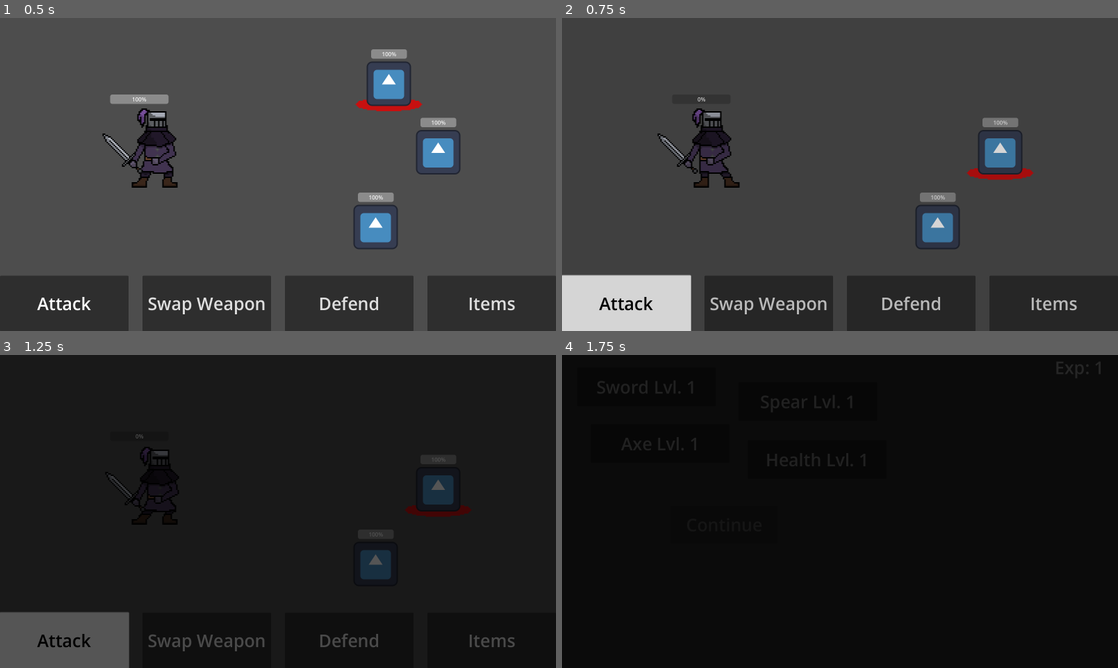
Above: before the commit, frames 1-4 (two rows, left to right).
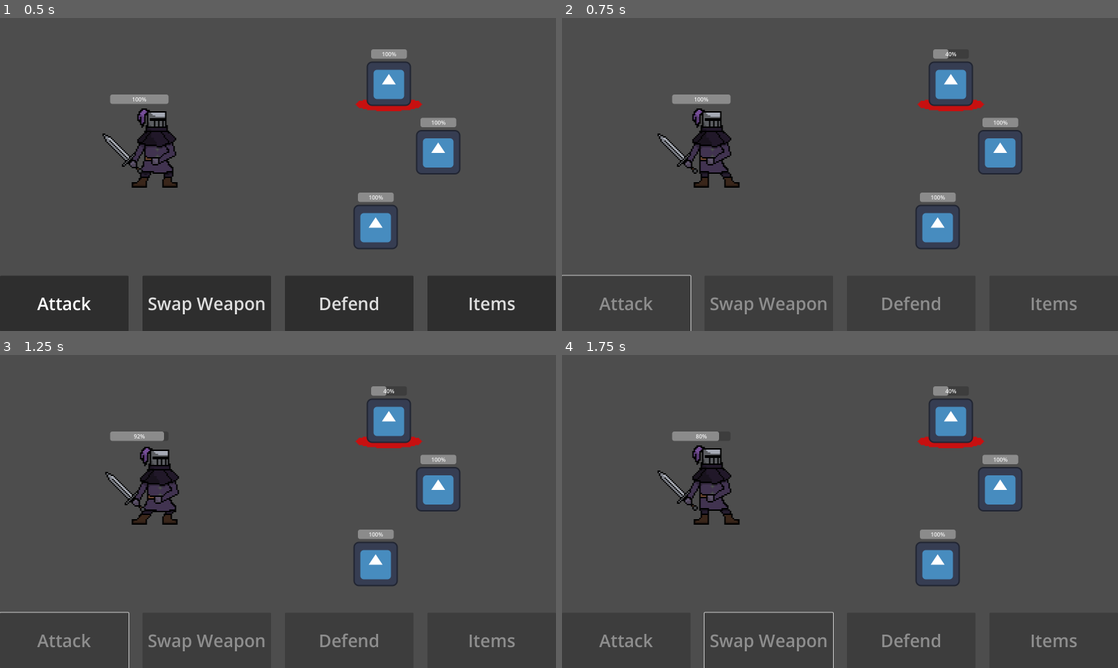
Above: after the commit, the same moments.

Repository: mwingerden/Shinko
Game: Godot game, scene res://Scenes/Levels/level_1.tscn
Same seed, same stepped clock (60 frames per second), same inputs: the game is played once before the commit and once after it. The engine's default icon, where the game draws it, is replaced by a stand-in: a white triangle on a blue panel in a dark square.
Inputs (mouse positions are in pixels of both pictures, inside the frame that each line leads up to):
- Up to frame 1 (0.5 s): no input
- Up to frame 2 (0.75 s): click "Attack" at 0.5 s
- Up to frame 3 (1.25 s): no input
- Up to frame 4 (1.75 s): click (767, 639) at 1.25 s, where only the run before the commit has a clickable "Swap Weapon"

Frame 1 is identical in both runs. In frame 2, 7.2% of the frame differs, in the area x 0-93%, y 10-100%; in frame 3, 96%; in frame 4, 99%, in the area x 0-100%, y 0-100%.

Commit message:
Added age calc, new check weapon method, and better calc damage.

Diff:
--- a/Scripts/Enemies/enemy_axe.gd
+++ b/Scripts/Enemies/enemy_axe.gd
@@ -4,7 +4,7 @@
 @onready var progress_bar = $Health
 @onready var animation_player = $AnimationPlayer
 var selected = false
-var weapon = "axe"
+var weapon = Global.weapon.AXE
 
 @export var MAX_HEALTH = 2
 var current_health = MAX_HEALTH:
--- a/Scripts/Enemies/enemy_spear.gd
+++ b/Scripts/Enemies/enemy_spear.gd
@@ -4,7 +4,7 @@
 @onready var progress_bar = $Health
 @onready var animation_player = $AnimationPlayer
 var selected = false
-var weapon = "spear"
+var weapon = Global.weapon.SPEAR
 
 @export var MAX_HEALTH = 2
 var current_health = MAX_HEALTH:
--- a/Scripts/Enemies/enemy_sword.gd
+++ b/Scripts/Enemies/enemy_sword.gd
@@ -4,7 +4,7 @@
 @onready var progress_bar = $Health
 @onready var animation_player = $AnimationPlayer
 var selected = false
-var weapon = "sword"
+var weapon = Global.weapon.SWORD
 
 @export var MAX_HEALTH = 2
 var current_health = MAX_HEALTH:
--- a/Scripts/Global.gd
+++ b/Scripts/Global.gd
@@ -9,21 +9,14 @@
 var level_sword = 1
 var level_axe = 1
 var level_spear = 1
-var MAX_PLAYER_HEALTH = 1
+var MAX_PLAYER_HEALTH = 10
 var MAX_PLAYER_SHIELD = 10
 var heal_amount = 1
 var increase_shield_amount = 1
 var shield_on = false
+var player_age = 10
 var player_current_health = MAX_PLAYER_HEALTH
-	#set(value):
-		#current_health = value
-		#_update_health_bar()
-		#_play_animation()
 var player_current_shield = 0
-	#set(value):
-		#current_shield = value
-		#_update_shield_bar()
-		#_play_animation()
 
 func _ready():
 	SignalManager.upgrade_sword.connect(upgrade_sword)
@@ -32,6 +25,7 @@
 	SignalManager.upgrade_health.connect(upgrade_health)
 	SignalManager.exp_add.connect(exp_add)
 	SignalManager.exp_sub.connect(exp_sub)
+	SignalManager.age_up.connect(age_up)
 
 func upgrade_sword():
 	level_sword += 1
@@ -50,3 +44,7 @@
 
 func exp_sub():
 	current_exp_count -= 1
+
+func age_up():
+	player_age += 1
+	print("Player is not age: " + str(player_age))
--- a/Scripts/Player/player.gd
+++ b/Scripts/Player/player.gd
@@ -60,9 +60,9 @@
 
 func take_damage(value):
 	if Global.shield_on:
-		Global.current_shield -= float(value) / 2.0
-		if Global.current_shield <= 0:
-			Global.current_shield = 0
+		Global.player_current_shield -= float(value) / 2.0
+		if Global.player_current_shield <= 0:
+			Global.player_current_shield = 0
 			show_health_bar(true)
 	else:
 		Global.player_current_health -= value
@@ -71,12 +71,12 @@
 		SignalManager.player_death.emit()
 
 func increase_shield():
-	if Global.current_shield <= Global.MAX_PLAYER_SHIELD:
-		Global.current_shield += Global.increase_shield_amount
+	if Global.player_current_shield <= Global.MAX_PLAYER_SHIELD:
+		Global.player_current_shield += Global.increase_shield_amount
 	show_health_bar(false)
 	_update_shield_bar()
 
 func heal():
-	if Global.current_health <= Global.MAX_PLAYER_HEALTH:
-		Global.current_health += Global.heal_amount
+	if Global.player_current_health <= Global.MAX_PLAYER_HEALTH:
+		Global.player_current_health += Global.heal_amount
 		_update_health_bar()
--- a/Scripts/SignalManager.gd
+++ b/Scripts/SignalManager.gd
@@ -12,3 +12,4 @@
 signal exp_add
 signal exp_sub
 signal player_restart
+signal age_up
--- a/Scripts/Utility/battle.gd
+++ b/Scripts/Utility/battle.gd
@@ -50,17 +50,52 @@
 	enemies[x]._select()
 	enemies[y]._unselect()
 
+func check_weapon(player, weapon1, weapon2):
+	damage = 1.0
+	if player:
+		if weapon1 == Global.weapon.SWORD:
+			damage = Global.level_sword
+		elif weapon1 == Global.weapon.AXE:
+			damage = Global.level_axe
+		elif weapon1 == Global.weapon.SPEAR:
+			damage = Global.level_spear
+
+	if weapon1 == Global.weapon.SWORD:
+		if weapon2 == Global.weapon.AXE:
+			damage *= 1.2
+		elif weapon2 == Global.weapon.SPEAR:
+			damage *= .8
+	elif weapon1 == Global.weapon.AXE:
+		if weapon2 == Global.weapon.SPEAR:
+			damage *= 1.2
+		elif weapon2 == Global.weapon.SWORD:
+			damage *= .8
+	if weapon1 == Global.weapon.SPEAR:
+		if weapon2 == Global.weapon.SWORD:
+			damage *= 1.2
+		elif weapon2 == Global.weapon.AXE:
+			damage *= .8
+
+	return damage
+
 func _on_attack_pressed():
 	disable_buttons(true)
 	for i in enemies.size():
 		if enemies[i].is_selected():
-			damage = 1
-			if enemies[i].get_weapon_type() == "axe" and Global.player_current_weapon == 0:
-				damage = damage * 2
-			elif enemies[i].get_weapon_type() == "spear" and Global.player_current_weapon == 1:
-				damage = damage * 2
-			elif enemies[i].get_weapon_type() == "sword" and Global.player_current_weapon == 2:
-				damage = damage * 2
+			damage = check_weapon(true, Global.player_current_weapon, enemies[i].get_weapon_type())
+			#damage = 1.0
+			#if enemies[i].get_weapon_type() == "axe" and Global.player_current_weapon == Global.weapon.SWORD:
+				#damage = Global.level_sword * 1.2
+			#elif enemies[i].get_weapon_type() == "spear" and Global.player_current_weapon == Global.weapon.AXE:
+				#damage = Global.level_axe * 1.2
+			#elif enemies[i].get_weapon_type() == "sword" and Global.player_current_weapon == Global.weapon.SPEAR:
+				#damage = Global.level_spear * 1.2
+			#elif enemies[i].get_weapon_type() == "axe" and Global.player_current_weapon == Global.weapon.SPEAR:
+				#damage = Global.level_sword * .8
+			#elif enemies[i].get_weapon_type() == "spear" and Global.player_current_weapon == Global.weapon.SWORD:
+				#damage = Global.level_axe * .8
+			#elif enemies[i].get_weapon_type() == "sword" and Global.player_current_weapon == Global.weapon.AXE:
+				#damage = Global.level_spear * .8
 			enemies[i].take_damage(damage)
 			if enemies[i].get_current_health() <= 0:
 				#Play Death Animation Here
@@ -82,16 +117,23 @@
 		#Perform Attck Animation
 		damage = 1
 		if !defend:
-			if enemies[i].get_weapon_type() == "axe" and Global.player_current_weapon == Global.weapon.SPEAR:
-				damage = damage * 2
-			elif enemies[i].get_weapon_type() == "spear" and Global.player_current_weapon == Global.weapon.SWORD:
-				damage = damage * 2
-			elif enemies[i].get_weapon_type() == "sword" and Global.player_current_weapon == Global.weapon.AXE:
-				damage = damage * 2
+			damage = check_weapon(false, enemies[i].get_weapon_type(), Global.player_current_weapon)
+			#if enemies[i].get_weapon_type() == "axe" and Global.player_current_weapon == Global.weapon.SPEAR:
+				#damage = Global.level_sword * 1.2
+			#elif enemies[i].get_weapon_type() == "spear" and Global.player_current_weapon == Global.weapon.SWORD:
+				#damage = Global.level_axe * 1.2
+			#elif enemies[i].get_weapon_type() == "sword" and Global.player_current_weapon == Global.weapon.AXE:
+				#damage = Global.level_spear * 1.2
+			#elif enemies[i].get_weapon_type() == "axe" and Global.player_current_weapon == Global.weapon.SWORD:
+				#damage = Global.level_sword * .8
+			#elif enemies[i].get_weapon_type() == "spear" and Global.player_current_weapon == Global.weapon.AXE:
+				#damage = Global.level_axe * .8
+			#elif enemies[i].get_weapon_type() == "sword" and Global.player_current_weapon == Global.weapon.SPEAR:
+				#damage = Global.level_spear * .8
 
 			SignalManager.player_take_damage.emit(damage)
 		if Global.player_current_health <= 0:
-			break
+			return
 		await get_tree().create_timer(.5).timeout
 	enemy_turn = false
 	defend = false
@@ -101,6 +143,8 @@
 	disable_buttons(false)
 
 func player_death():
+	#disable_buttons(true)
+	SignalManager.age_up.emit()
 	SceneTransition.change_scene("res://Scenes/Utility/upgrade.tscn")
 
 func spawn_potion(pos):
